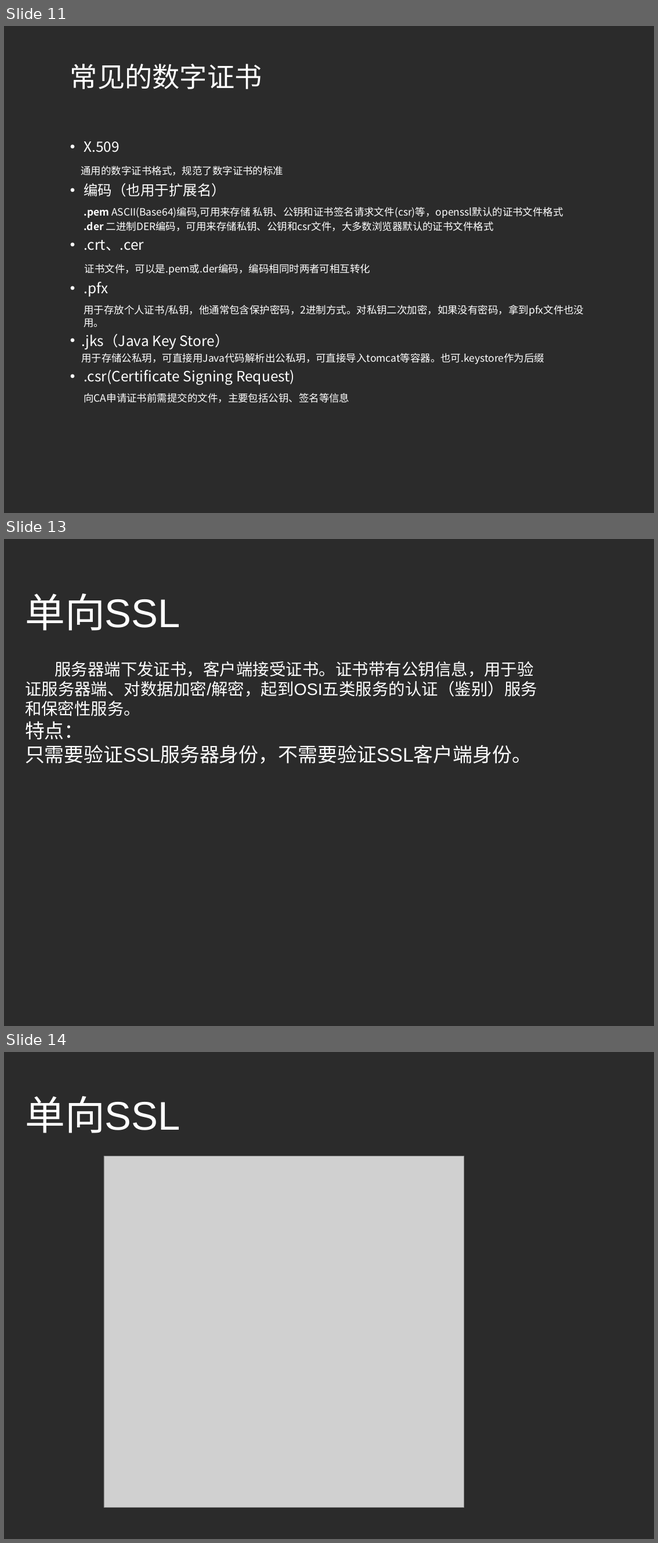
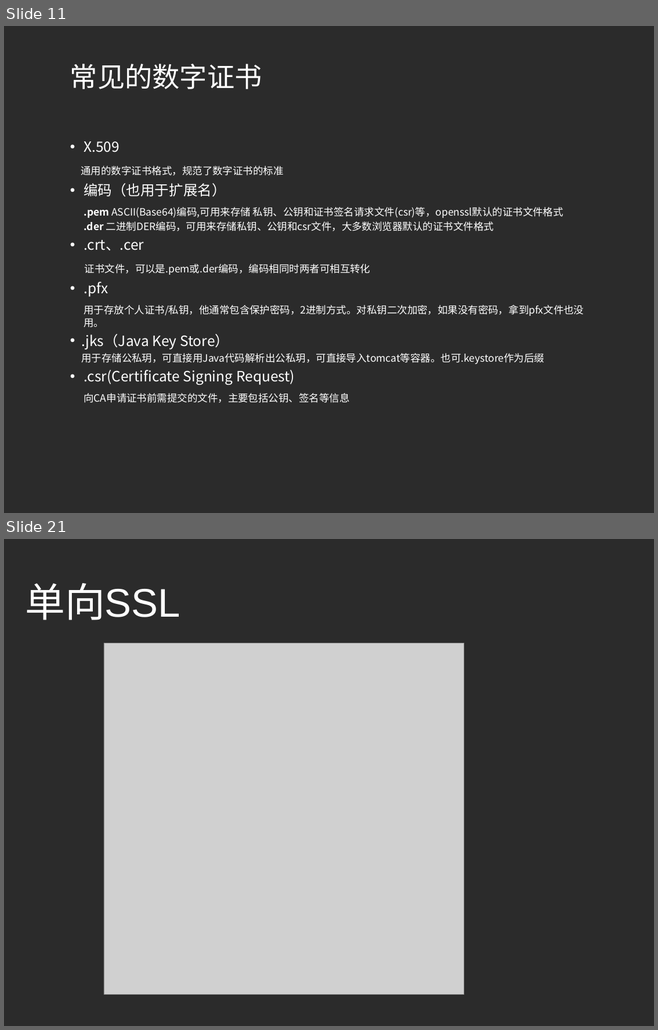
Before and after one commit to fuyongde/cademo, a slide deck: cademo/src/main/resources/认识HTTPS.pptx. Shown one above the other, each under a label of ours: slides 11, 13 and 14 before the commit, slides 11 and 21 after it; the slides between them are not shown. The pictures are 658x1543 and 658x1030 pixels, drawn with LibreOffice and Linux fonts; fonts in the diff are those of the drawing; grey boxes stand for pictures; background and template pictures are left out; a plain dark background stands for a picture behind light text. Boxes give left, top, right and bottom in pixels: in the first picture for what was removed or moved away, otherwise in the second. Text is boxed around its words. In the diff, an @@ line names an element or a change of style, - is before the commit and + after.

```diff
--- a/cademo/src/main/resources/认识HTTPS.pptx
+++ b/cademo/src/main/resources/认识HTTPS.pptx
@@ slide 13 removed at (x1=4, y1=539, x2=654, y2=1026), background picture (left out) @@
@@ title removed at (x1=25, y1=594, x2=180, y2=631) @@
-单向SSL
@@ subtitle removed at (x1=25, y1=661, x2=537, y2=764) @@
-服务器端下发证书，客户端接受证书。证书带有公钥信息，用于验证服务器端、对数据加密/解密，起到OSI五类服务的认证（鉴别）服务和保密性服务。
-特点：
-只需要验证SSL服务器身份，不需要验证SSL客户端身份。
@@ what was slide 14 is now slide 21 @@
```
Also in this commit, not shown: 3 slides changed, 10 slides added, 2 other slides removed.
